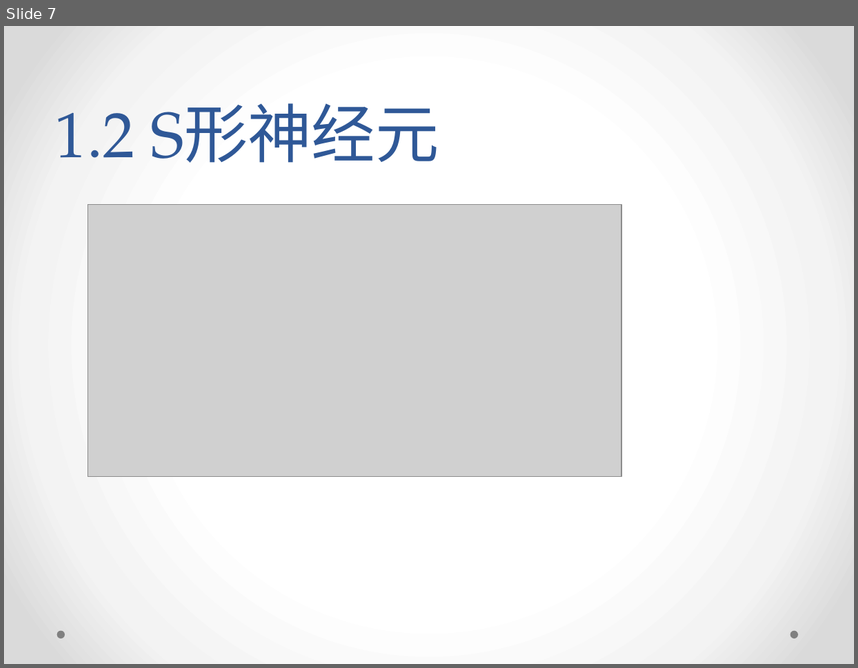
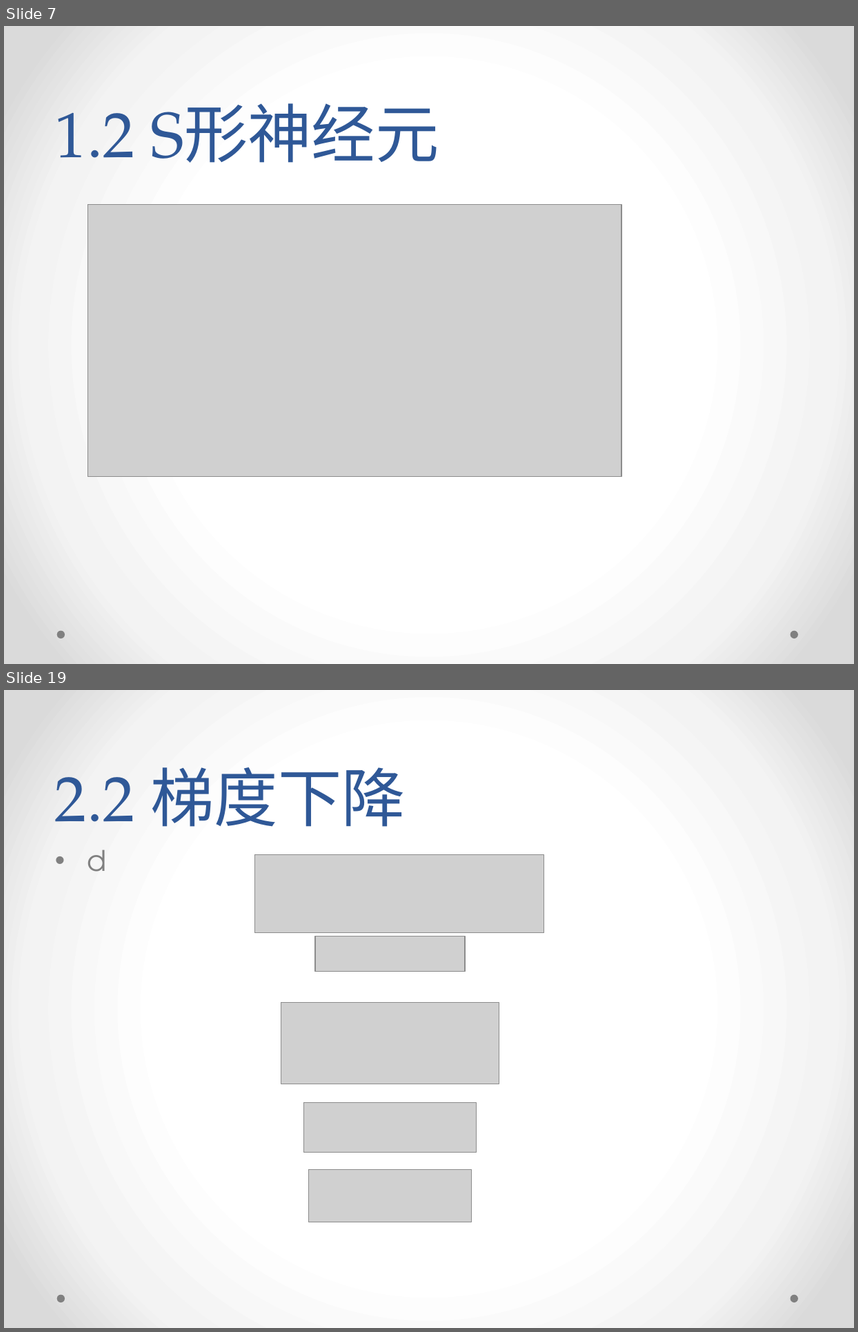
Before and after one commit to yish0000/neuralnetwork, a slide deck: 深度学习数学原理初探.pptx. Shown one above the other, each under a label of ours: slide 7 before the commit, slides 7 and 19 after it; the slides between them are not shown. The pictures are 858x668 and 858x1332 pixels, drawn with LibreOffice and Linux fonts; fonts in the diff are those of the drawing; grey boxes stand for pictures; background and template pictures are left out. Boxes give left, top, right and bottom in pixels: in the first picture for what was removed or moved away, otherwise in the second. Text is boxed around its words. In the diff, an @@ line names an element or a change of style, - is before the commit and + after.

```diff
--- a/深度学习数学原理初探.pptx
+++ b/深度学习数学原理初探.pptx
@@ slide 19 added at (4,690,854,1328), background gradient #FFFFFF to #F4F4F4 to #DADADA; not listed: 2 template elements that a slide beside it also shows @@
@@ title added at (55,767,406,827), 54 pt, text #2F5897 @@
+2.2 梯度下降
@@ text added at (87,849,106,871), 24 pt, text #808080 @@
+• d
@@ picture added at (254,855,545,933) @@
@@ picture added at (315,936,465,972) @@
@@ picture added at (281,1002,499,1083) @@
@@ picture added at (304,1103,477,1152) @@
@@ picture added at (308,1170,472,1221) @@
```
Also in this commit, not shown: 12 other slides added.
